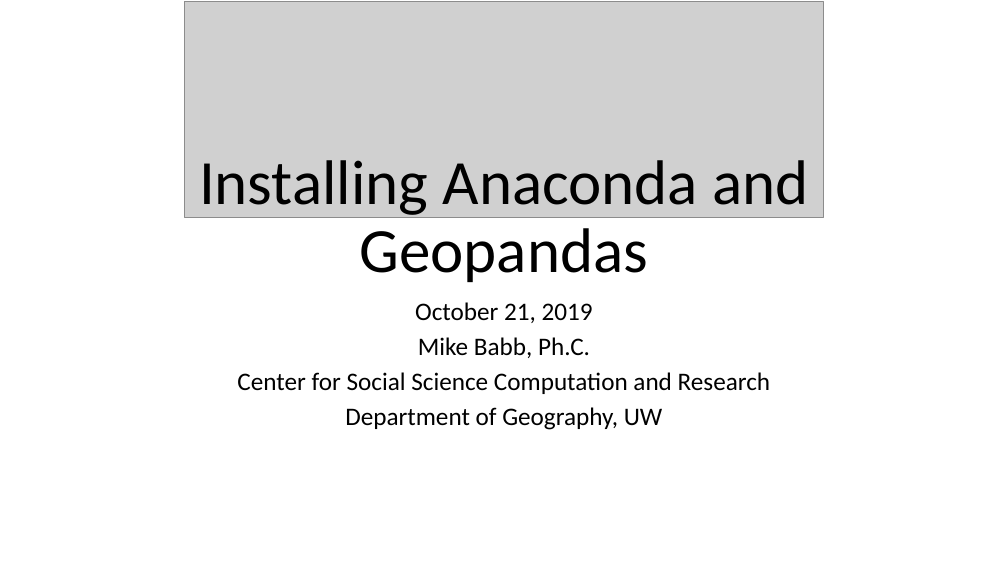
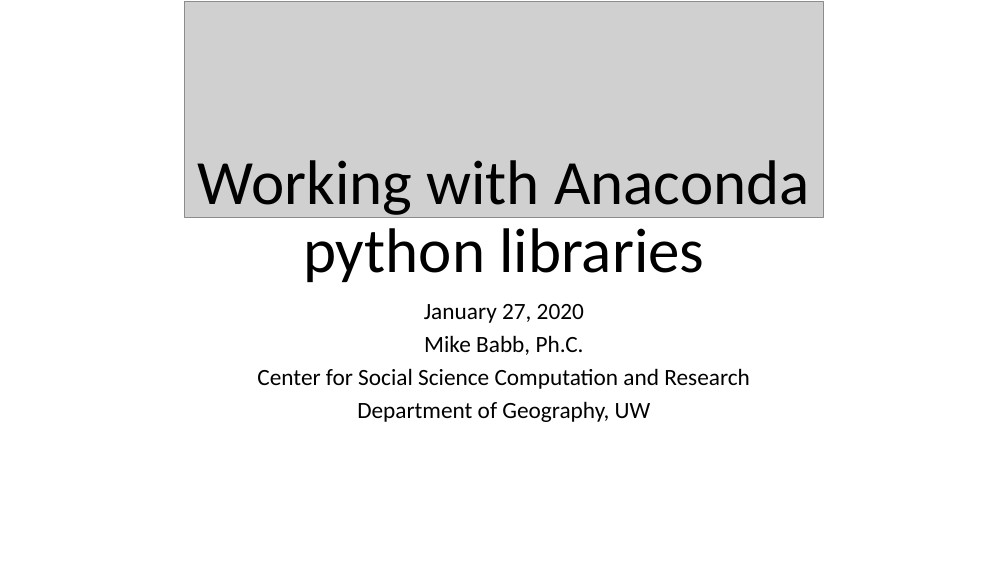
Before and after one commit to mike-babb/intro_to_python, a slide deck: slide 1 of Installing Anaconda and Geopandas.pptx. Drawn at 1008x567 pixels with LibreOffice and Linux fonts; fonts in the diff are those of the drawing; grey boxes stand for pictures. Boxes give left, top, right and bottom in pixels: in the first picture for what was removed or moved away, otherwise in the second. Text is boxed around its words. In the diff, an @@ line names an element or a change of style, - is before the commit and + after.

```diff
--- a/Installing Anaconda and Geopandas.pptx
+++ b/Installing Anaconda and Geopandas.pptx
@@ title at (x1=198, y1=160, x2=809, y2=282): text changed @@
-Installing Anaconda and Geopandas
+Working with Anaconda python libraries
@@ subtitle at (x1=424, y1=304, x2=584, y2=323): text changed; size 24 to 22.2 pt @@
-October 21, 2019
+January 27, 2020
@@ subtitle at (x1=257, y1=335, x2=750, y2=422): size 24 to 22.2 pt in "Mike Babb, Ph.C.", "Center for Social Science Computation and Research", "Department of Geography, UW" @@
```
Also in this commit, not shown: 1 other slide changed, 8 slides added, 2 slides removed, 36 other files.
